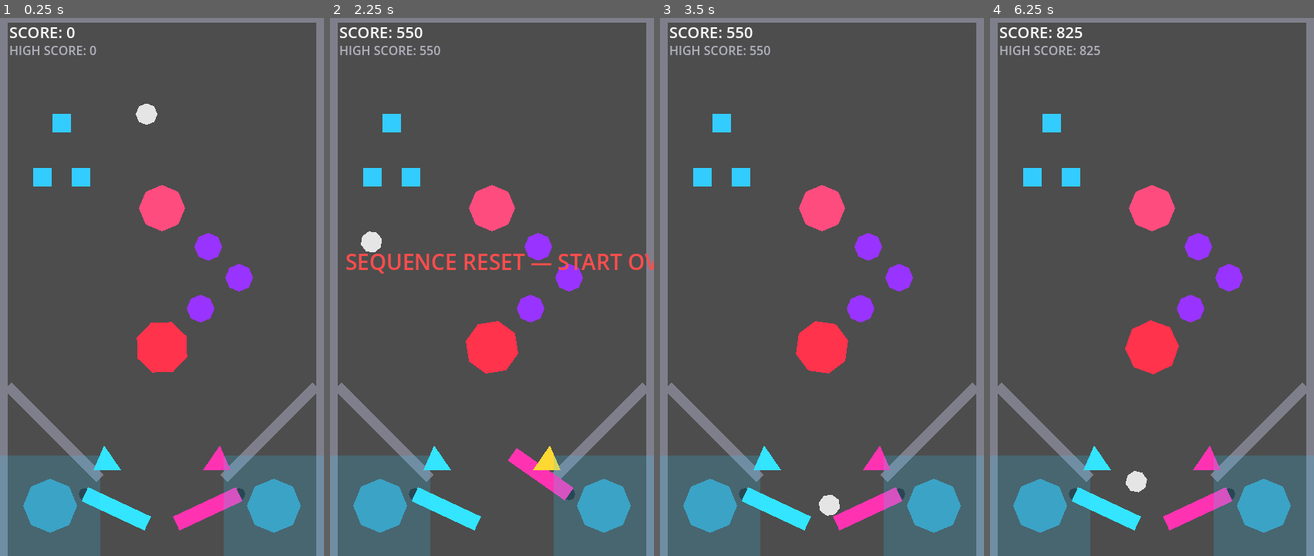
Above: before the commit, frames 1-4 (left to right).
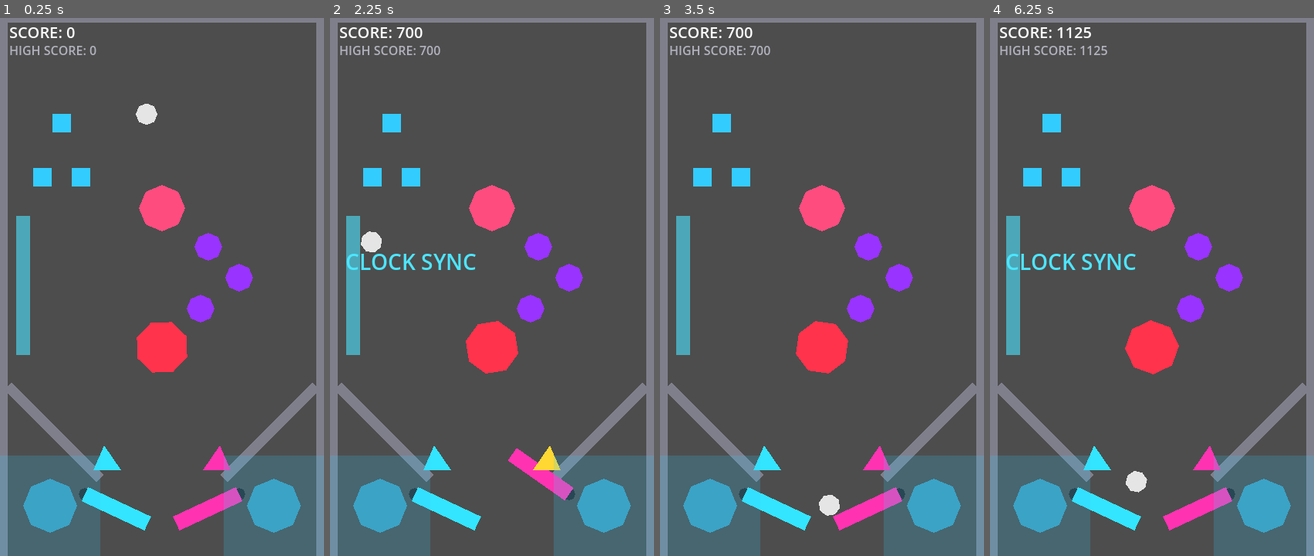
Above: after the commit, the same moments.

Repository: nobody174/pinball-adventure
Game: Godot game, scene res://tables/the_glitch/the_glitch.tscn
Two runs of this game, one before a commit and one after it. Both use one fixed random seed, a clock stepped at 60 frames per second and the inputs below. This scene is started directly instead of the project's main scene.
Inputs (mouse positions are in pixels of both pictures, inside the frame that each line leads up to):
- Up to frame 1 (0.25 s): no input
- Up to frame 2 (2.25 s): tap Enter at 0.5 s; move the mouse to (563, 260) at 0.52 s; hold Right (flip_right) 0.53-1.25 s; tap Up (launch_ball) at 0.6 s; click (563, 260) at 0.67 s; drag from (427, 313) to (492, 206) at 1.27 s; move the mouse to (524, 168) at 2.02 s; hold Right (flip_right) from 2.03 s (still down); hold Shift from 2.03 s (still down)
- Up to frame 3 (3.5 s): release Right (flip_right) at 2.75 s; release Shift at 2.75 s; drag from (805, 394) to (721, 125) at 2.77 s
- Up to frame 4 (6.25 s): move the mouse to (1249, 367) at 3.52 s; hold Left (flip_left) 3.53-4.25 s; tap Ctrl at 3.6 s; drag from (1054, 206) to (1093, 459) at 4.27 s; move the mouse to (1168, 287) at 5.02 s; hold Left (flip_left) 5.03-5.75 s; tap Space (nudge) at 5.1 s; click (1168, 287) at 5.17 s; drag from (1103, 152) to (1093, 459) at 5.77 s

The runs differ from the first frame. In frame 1, 1.1% of the frame differs, in the area x 5-10%, y 36-63%; in frame 2, 2.5%, in the area x 5-100%, y 1-63%; in frame 3, 1.2%; in frame 4, 1.8%.

Commit message:
feat(glitch): CPU Clock Cycle lane + Clock Sync
Third and last vertical-slice-tier interaction from the phased plan. Unlike
Shader Rebuild (ordered sequence) and Sprite Defrag (charge/threshold),
Clock Sync is a single direct trigger -- a real pinball lane just scores/
lights on its own, no sequence to track -- so it reuses standup_target.gd
as-is and skips the objective system entirely. Not every scoring element
needs to be a tracked objective.

Three genuinely different objective/interaction shapes now proven out on
one table. Remaining from the MVP tier: Debug Terminal display.

31/31 tests passing (no new tests needed -- reused already-tested logic).

Co-Authored-By: Claude Sonnet 5 <noreply@anthropic.com>

Diff:
--- a/tables/the_glitch/the_glitch.gd
+++ b/tables/the_glitch/the_glitch.gd
@@ -22,6 +22,7 @@
 const BUMPER_POINTS := 50
 const CACHE_BUMPER_POINTS := 50
 const SPRITE_DEFRAG_BONUS_POINTS := 750
+const CLOCK_LANE_POINTS := 150
 
 @onready var _feedback_label: Label = $Feedback/Label
 @onready var _score_label: Label = $Feedback/ScoreLabel
@@ -58,6 +59,7 @@
 	$LeftSlingshot.kicked.connect(func() -> void: GameState.add_score(SLINGSHOT_POINTS))
 	$RightSlingshot.kicked.connect(func() -> void: GameState.add_score(SLINGSHOT_POINTS))
 	$PhysicsPrototype/Bumper/KickArea.kicked.connect(func() -> void: GameState.add_score(BUMPER_POINTS))
+	$ClockLane.hit.connect(_on_clock_lane_hit)
 
 	GameState.score_changed.connect(_on_score_changed)
 	GameState.reset_score()
@@ -87,6 +89,12 @@
 	GameState.add_score(CORE_CHARGED_HIT_POINTS)
 	_show_feedback("CORE STABILIZED", Color(0.2, 1, 0.5, 1))
 
+func _on_clock_lane_hit(_target_id: String) -> void:
+	## Direct trigger, not a multi-step objective -- a real pinball lane like
+	## this just scores/lights on its own, no sequence to track.
+	GameState.add_score(CLOCK_LANE_POINTS)
+	_show_feedback("CLOCK SYNC", Color(0.3, 0.9, 1, 1))
+
 func _on_objective_sequence_reset(objective_id: String) -> void:
 	if objective_id != "shader_rebuild":
 		return
--- a/tables/the_glitch/the_glitch.tscn
+++ b/tables/the_glitch/the_glitch.tscn
@@ -26,6 +26,9 @@
 [sub_resource type="CircleShape2D" id="CircleShape2D_core_hit"]
 radius = 38.0
 
+[sub_resource type="RectangleShape2D" id="RectangleShape2D_clock_lane"]
+size = Vector2(18, 180)
+
 [node name="TheGlitch" instance=ExtResource("1_base")]
 script = ExtResource("4_glitch")
 
@@ -178,6 +181,19 @@
 
 [node name="CollisionShape2D" type="CollisionShape2D" parent="SpriteCacheBumpers/CacheBumperC/KickArea"]
 shape = SubResource("CircleShape2D_cache_bumper")
+
+[node name="ClockLane" type="Area2D" parent="."]
+position = Vector2(30, 350)
+script = ExtResource("3_target")
+target_id = "clock_lane"
+flash_color = Color(0.3, 0.9, 1, 1)
+
+[node name="CollisionShape2D" type="CollisionShape2D" parent="ClockLane"]
+shape = SubResource("RectangleShape2D_clock_lane")
+
+[node name="Sprite" type="Polygon2D" parent="ClockLane"]
+color = Color(0.3, 0.9, 1, 0.6)
+polygon = PackedVector2Array(-9, -90, 9, -90, 9, 90, -9, 90)
 
 [node name="Feedback" type="CanvasLayer" parent="."]
 layer = 10
Not shown, changed: docs/PROGRESS.md
